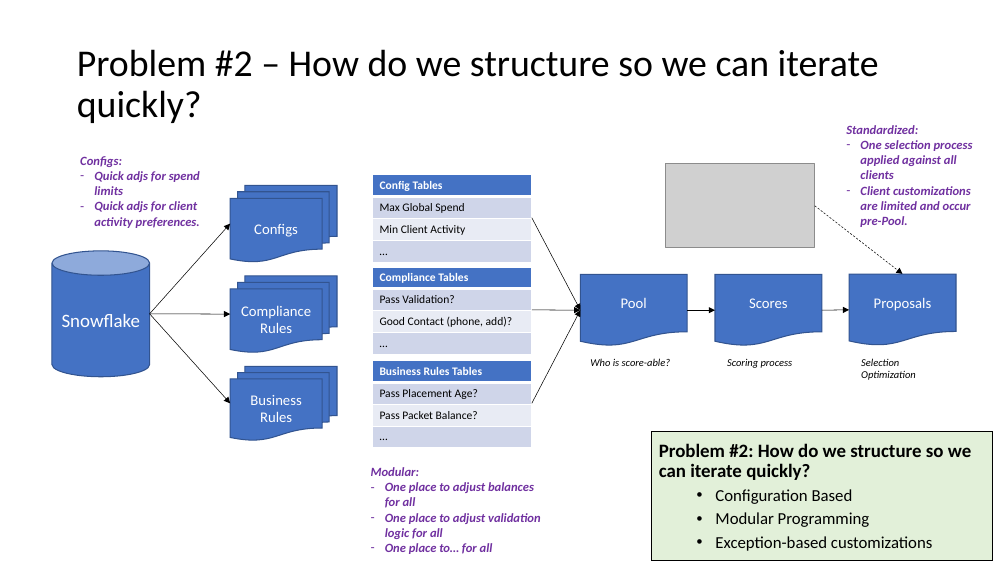
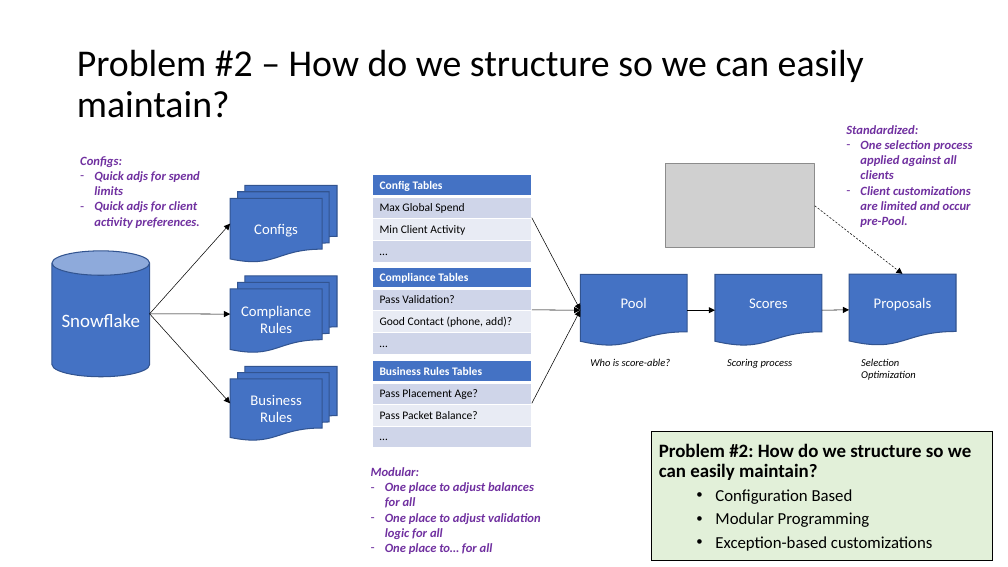
Before and after one commit to jasonchang2018/hh_hermes, a slide deck: slide 7 of doc/hermes-20230926.pptx. Drawn at 1008x567 pixels with LibreOffice and Linux fonts; fonts in the diff are those of the drawing; grey boxes stand for pictures. Boxes give left, top, right and bottom in pixels: in the first picture for what was removed or moved away, otherwise in the second. Text is boxed around its words. In the diff, an @@ line names an element or a change of style, - is before the commit and + after.

```diff
--- a/doc/hermes-20230926.pptx
+++ b/doc/hermes-20230926.pptx
@@ title at (x1=77, y1=49, x2=864, y2=118): text changed @@
-Problem #2 – How do we structure so we can iterate quickly?
+Problem #2 – How do we structure so we can easily maintain?
@@ text in rectangle at (x1=659, y1=443, x2=971, y2=480): text changed @@
-Problem #2: How do we structure so we can iterate quickly?
+Problem #2: How do we structure so we can easily maintain?
```
Also in this commit, not shown: 3 other slides changed, 3 other files.
